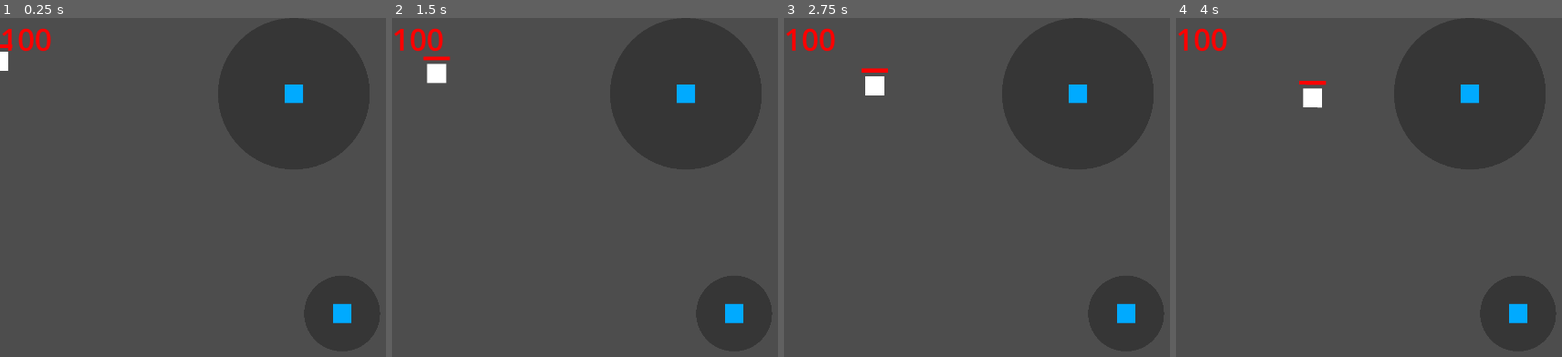
Above: before the commit, frames 1-4 (left to right).
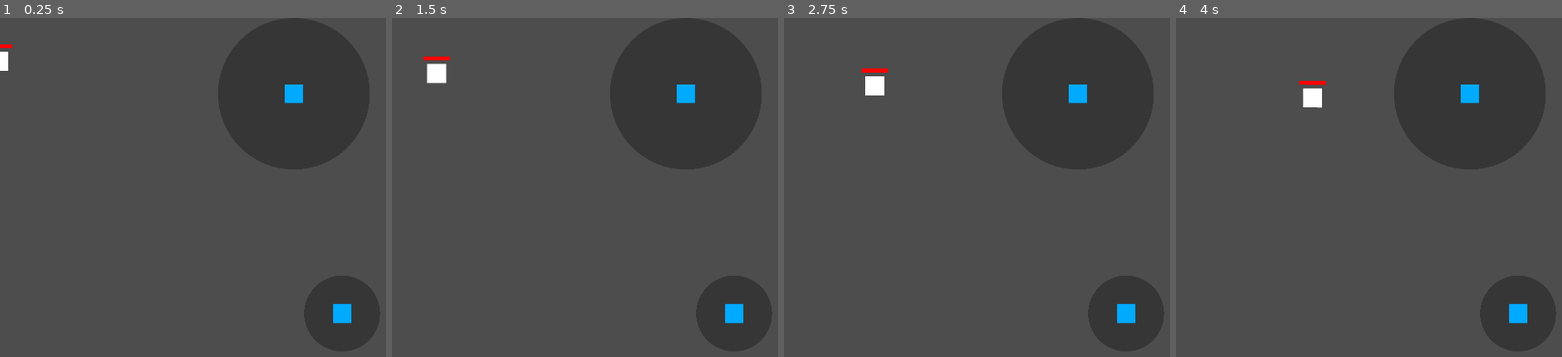
Above: after the commit, the same moments.

Repository: officialSl0th/tower-defense-2d
Game: Godot game, scene res://scenes/main.tscn
Two runs of this game, one before a commit and one after it. Both use one fixed random seed, a clock stepped at 60 frames per second and the inputs below.
Inputs:
- Up to frame 1 (0.25 s): no input
- Up to frame 2 (1.5 s): no input
- Up to frame 3 (2.75 s): no input
- Up to frame 4 (4 s): no input

The runs differ from the first frame. In frame 1, 0.4% of the frame differs, in the area x 0-14%, y 2-10%; in frame 2, 0.4%; in frame 3, 0.4%; in frame 4, 0.4%.

Commit message:
add resource base for tower and path entity

Diff:
--- /dev/null
+++ b/resources/archer_tower.tres
@@ -0,0 +1,11 @@
+[gd_resource type="Resource" script_class="TowerResourceBase" load_steps=2 format=3 uid="uid://dgp5kaovc1pyb"]
+
+[ext_resource type="Script" path="res://source/TowerResource.gd" id="1_km48p"]
+
+[resource]
+script = ExtResource("1_km48p")
+attack_range = 100.0
+attack_damage = 5.0
+attack_speed = 3.0
+projectile_speed = 600.0
+max_projectile_range = 250.0
--- /dev/null
+++ b/resources/machine_gun_tower.tres
@@ -0,0 +1,11 @@
+[gd_resource type="Resource" script_class="TowerResourceBase" load_steps=2 format=3 uid="uid://dmr7xi37lb3bv"]
+
+[ext_resource type="Script" path="res://source/TowerResource.gd" id="1_ikhbc"]
+
+[resource]
+script = ExtResource("1_ikhbc")
+attack_range = 50.0
+attack_damage = 5.0
+attack_speed = 0.5
+projectile_speed = 1200.0
+max_projectile_range = 150.0
--- /dev/null
+++ b/resources/zombie_path_entity.tres
@@ -0,0 +1,8 @@
+[gd_resource type="Resource" script_class="PathEntityResource" load_steps=2 format=3 uid="uid://budmgpqyrjepl"]
+
+[ext_resource type="Script" path="res://source/PathEntityResource.gd" id="1_wwn61"]
+
+[resource]
+script = ExtResource("1_wwn61")
+move_speed = 100.0
+total_health = 50
--- a/scenes/main.tscn
+++ b/scenes/main.tscn
@@ -1,7 +1,10 @@
-[gd_scene load_steps=5 format=3 uid="uid://6vusjlkjjbmr"]
+[gd_scene load_steps=7 format=3 uid="uid://6vusjlkjjbmr"]
 
 [ext_resource type="PackedScene" uid="uid://bbcoo6w6wllv8" path="res://scenes/path_entity.tscn" id="1_655av"]
+[ext_resource type="Resource" uid="uid://dgp5kaovc1pyb" path="res://resources/archer_tower.tres" id="2_8r142"]
 [ext_resource type="PackedScene" uid="uid://dajpl8ky8fm1l" path="res://scenes/tower.tscn" id="2_aqvli"]
+[ext_resource type="Resource" uid="uid://dmr7xi37lb3bv" path="res://resources/machine_gun_tower.tres" id="3_x6vpa"]
+[ext_resource type="Resource" uid="uid://budmgpqyrjepl" path="res://resources/zombie_path_entity.tres" id="5_03dc4"]
 
 [sub_resource type="Curve2D" id="Curve2D_wp508"]
 _data = {
@@ -9,49 +12,20 @@
 }
 point_count = 5
 
-[sub_resource type="LabelSettings" id="LabelSettings_5ng60"]
-font_size = 80
-font_color = Color(1, 0, 0, 1)
-
 [node name="Main" type="Node2D"]
 
-[node name="Tower" parent="." instance=ExtResource("2_aqvli")]
+[node name="ArcherTower" parent="." instance=ExtResource("2_aqvli")]
 position = Vector2(774, 200)
-attack_range = 100.0
-attack_damage = 5.0
-attack_speed = 3.0
-projectile_speed = 600.0
-max_projectile_range = 300.0
+resource = ExtResource("2_8r142")
 
-[node name="Tower2" parent="." instance=ExtResource("2_aqvli")]
+[node name="MachineGunTower" parent="." instance=ExtResource("2_aqvli")]
 position = Vector2(901, 780)
-attack_range = 50.0
-attack_damage = 5.0
-attack_speed = 0.5
-projectile_speed = 1200.0
-max_projectile_range = 150.0
+resource = ExtResource("3_x6vpa")
 
 [node name="Path2D" type="Path2D" parent="."]
 curve = SubResource("Curve2D_wp508")
 
-[node name="PathEntity" parent="Path2D" instance=ExtResource("1_655av")]
+[node name="ZombieEntity" parent="Path2D" instance=ExtResource("1_655av")]
 position = Vector2(-27, 108)
 rotation = 0.00230946
-move_speed = 100.0
-total_health = 50
-
-[node name="Control" type="Control" parent="."]
-layout_mode = 3
-anchors_preset = 15
-anchor_right = 1.0
-anchor_bottom = 1.0
-grow_horizontal = 2
-grow_vertical = 2
-metadata/_edit_use_anchors_ = true
-
-[node name="HealthLabel" type="Label" parent="Control"]
-layout_mode = 0
-offset_right = 307.0
-offset_bottom = 35.0
-text = "100"
-label_settings = SubResource("LabelSettings_5ng60")
+resource = ExtResource("5_03dc4")
--- a/source/PathEntity.gd
+++ b/source/PathEntity.gd
@@ -1,24 +1,30 @@
 extends PathFollow2D
 class_name PathEntity
 
-@export var move_speed: float = 0;
-@export var total_health: int = 0;
+@export var resource: PathEntityResource;
 
-@onready var _current_health: int = total_health;
 @onready var _health_bar: QuadMesh = $HealthContainer/HealthBar.get_mesh();
+@onready var _max_health_bar_size: Vector2 = _health_bar.size;
 
-@onready var _max_health_bar_size: Vector2 = _health_bar.size;
+var _move_speed: float;
+var _total_health: int;
+var _current_health: int;
+
+func _ready() -> void:
+	_move_speed = resource.move_speed;
+	_total_health = resource.total_health;
+	_current_health = _total_health;
 
 func _process(delta: float) -> void:
 	if get_progress_ratio() == 1:
-		Health.health -= total_health;
+		Health.health -= _total_health;
 		queue_free()
 
-	set_progress(get_progress() + move_speed * delta);
+	set_progress(get_progress() + _move_speed * delta);
 
 func take_damage(attack_damage: int) -> void:
 	_current_health -= attack_damage
-	_health_bar.size = Vector2(_current_health / float(total_health) * _max_health_bar_size[0], 1);
+	_health_bar.size = Vector2(_current_health / float(_total_health) * _max_health_bar_size[0], 1);
 
 	if _current_health == 0:
 		queue_free();
--- /dev/null
+++ b/source/PathEntityResource.gd
@@ -0,0 +1,5 @@
+extends Resource
+class_name PathEntityResource
+
+@export var move_speed: float;
+@export var total_health: int;
--- a/source/Tower.gd
+++ b/source/Tower.gd
@@ -1,30 +1,38 @@
 extends Node2D
 class_name Tower
 
-@export var attack_range: float = 0;
-@export var attack_damage: float = 0;
-@export var attack_speed: float = 0;
-@export var projectile_speed: float = 0;
-@export var max_projectile_range: float = 0;
+@export var resource: TowerResourceBase;
 
 @onready var _attack_range_collision_shape: CollisionShape2D = $RangeArea/CollisionShape2D;
 @onready var _attack_speed_timer: Timer = $AttackSpeedTimer;
 @onready var _projectile_scene: PackedScene = preload("res://scenes/projectile.tscn");
 
+var _attack_range: float;
+var _attack_damage: float;
+var _attack_speed: float;
+var _projectile_speed: float;
+var _max_projectile_range: float;
+
 var _path_entities_in_range: Array = [];
 var _attack_range_color: Color = Color(0, 0, 0, .3);
 
 func _ready() -> void:
-	_attack_range_collision_shape.shape.radius = attack_range;
-	_attack_speed_timer.set_wait_time(attack_speed);
+	_attack_range = resource.attack_range;
+	_attack_damage = resource.attack_damage;
+	_attack_speed = resource.attack_speed;
+	_projectile_speed = resource.projectile_speed;
+	_max_projectile_range = resource.max_projectile_range;
+
+	_attack_range_collision_shape.shape.radius = _attack_range;
+	_attack_speed_timer.set_wait_time(_attack_speed);
 
 func _draw() -> void:
-	draw_circle(Vector2(0, 0), attack_range * 2, _attack_range_color);
+	draw_circle(Vector2(0, 0), _attack_range * 2, _attack_range_color);
 
 func _attack() -> void:
 	var _direction: Vector2 = (_path_entities_in_range[0].get_position() - get_position()).normalized();
 	var _projectile: Projectile = _projectile_scene.instantiate();
-	_projectile.initialize(_direction, projectile_speed, max_projectile_range, attack_damage);
+	_projectile.initialize(_direction, _projectile_speed, _max_projectile_range, _attack_damage);
 	add_child(_projectile);
 
 
--- /dev/null
+++ b/source/TowerResource.gd
@@ -0,0 +1,8 @@
+extends Resource
+class_name TowerResourceBase
+
+@export var attack_range: float;
+@export var attack_damage: float;
+@export var attack_speed: float;
+@export var projectile_speed: float;
+@export var max_projectile_range: float;
